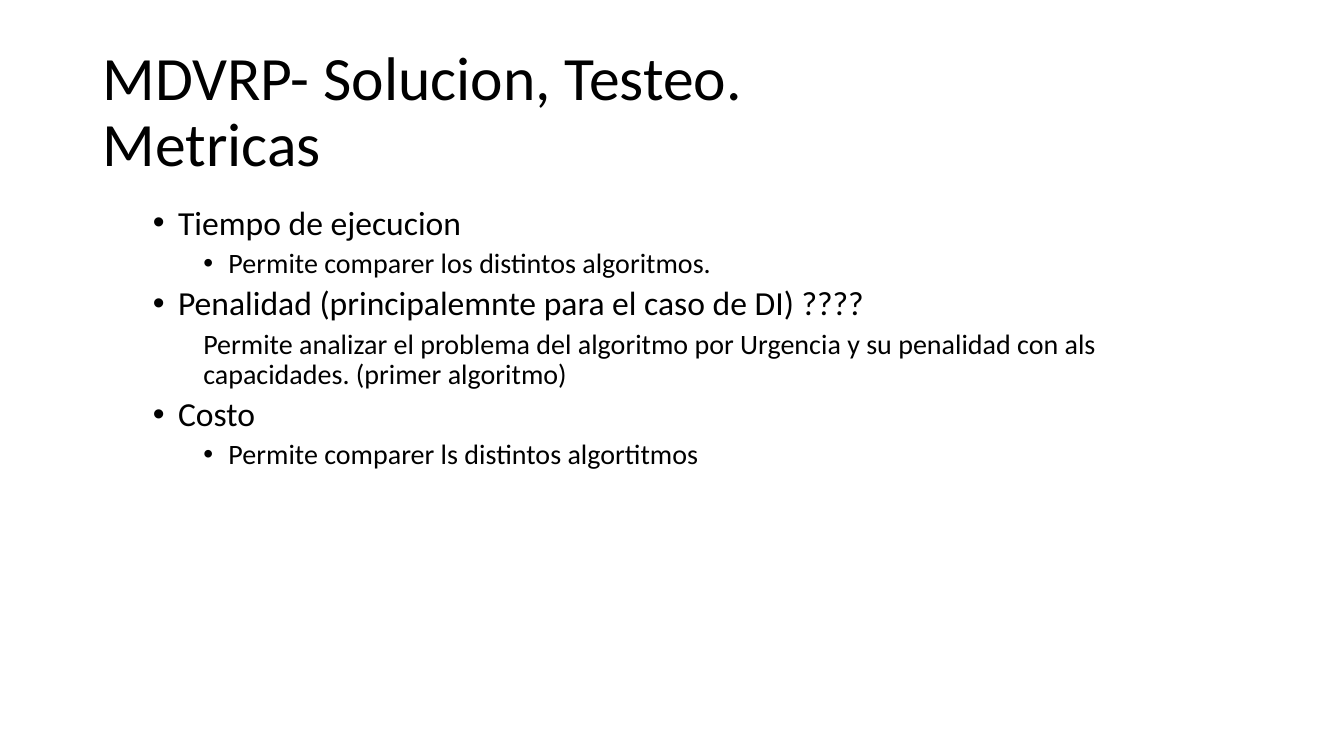
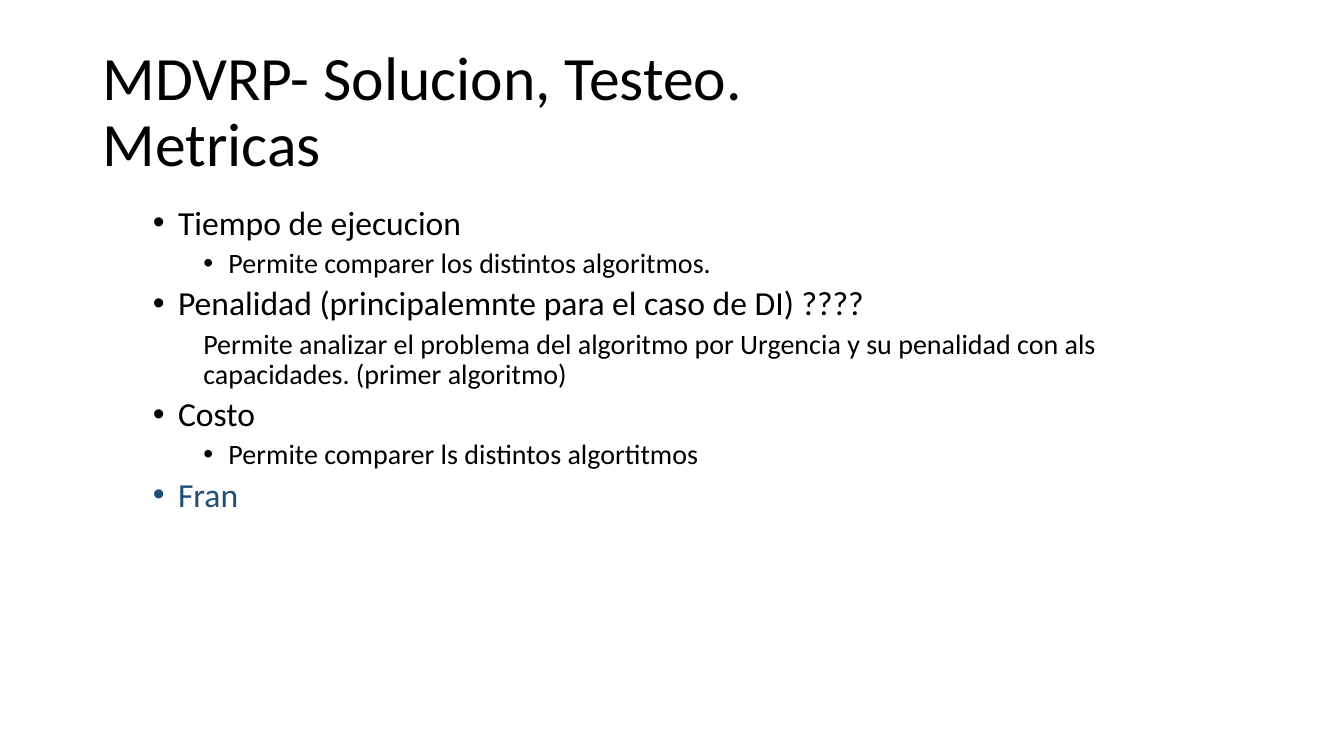
Before and after one commit to urubusale/proyvrp, a slide deck: slide 18 of Version/Documentación/MDVRP.pptx (slide 12 before the commit). Drawn at 1344x756 pixels with LibreOffice and Linux fonts; fonts in the diff are those of the drawing. Boxes give left, top, right and bottom in pixels: in the first picture for what was removed or moved away, otherwise in the second. Text is boxed around its words. In the diff, an @@ line names an element or a change of style, - is before the commit and + after.

```diff
--- a/Version/Documentación/MDVRP.pptx
+++ b/Version/Documentación/MDVRP.pptx
@@ text at box(178, 485, 238, 508): paragraph added @@
+  • Fran
```
Also in this commit, not shown: 12 other slides changed, 6 slides added.
